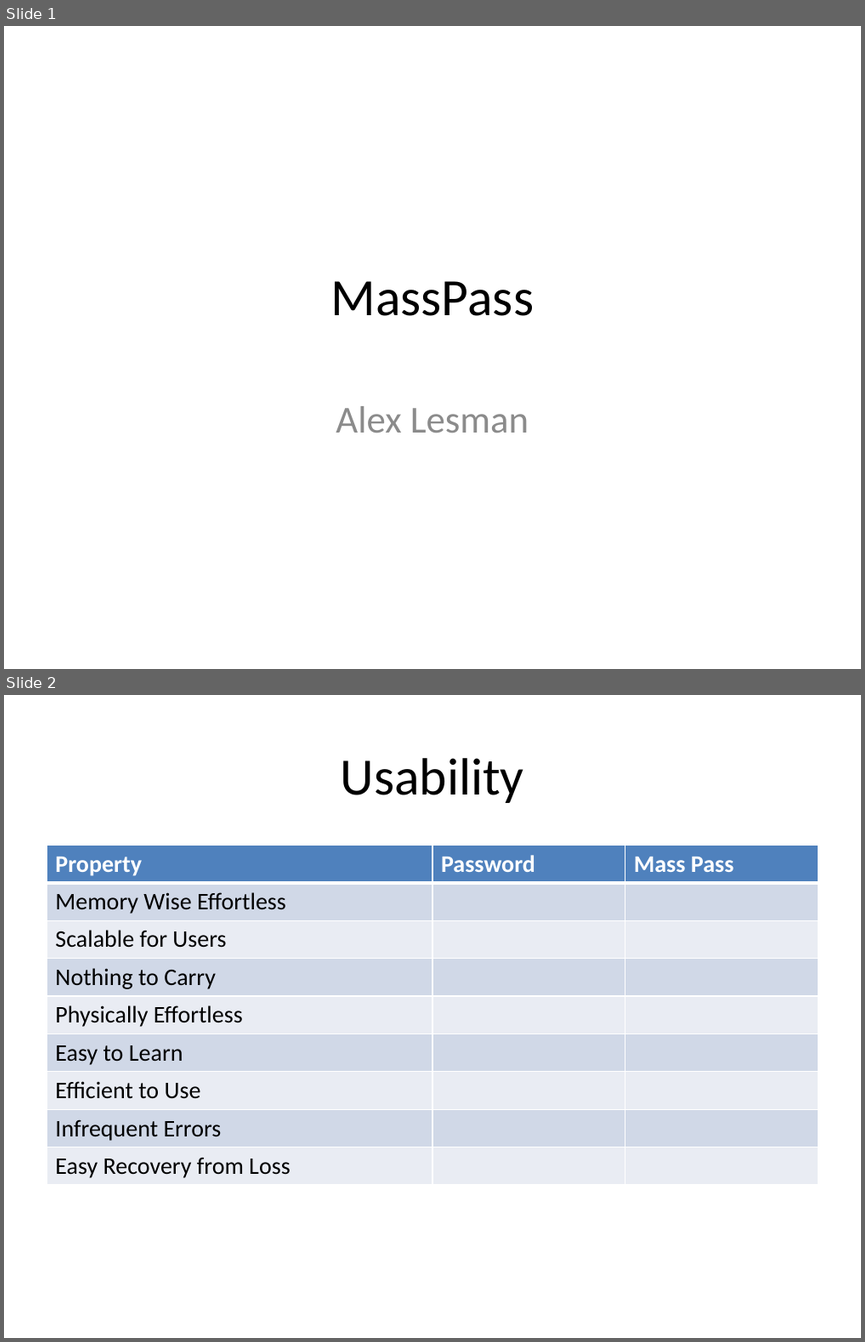
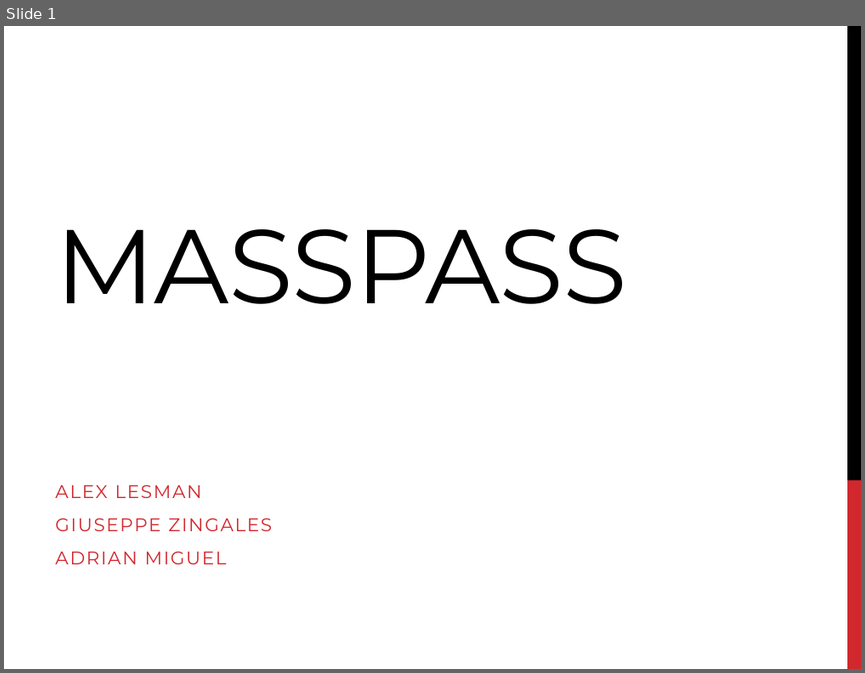
Before and after one commit to zingales/MassPass, a slide deck: MassPass.pptx. Shown one above the other, each under a label of ours: slides 1 and 2 before the commit, slide 1 after it. The pictures are 865x1342 and 865x673 pixels, drawn with LibreOffice and Linux fonts; fonts in the diff are those of the drawing. Boxes give left, top, right and bottom in pixels: in the first picture for what was removed or moved away, otherwise in the second. Text is boxed around its words. In the diff, an @@ line names an element or a change of style, - is before the commit and + after.

```diff
--- a/MassPass.pptx
+++ b/MassPass.pptx
@@ slide 2 removed at [4,695,861,1338], background #FFFFFF @@
@@ title removed at [341,758,524,803] @@
-Usability
@@ table removed at [46,845,818,1181], 9 rows, 3 columns @@
-Property | Password | Mass Pass
-Memory Wise Effortless |  | 
-Scalable for Users |  | 
-Nothing to Carry |  | 
-Physically Effortless |  | 
-Easy to Learn |  | 
-Efficient to Use |  | 
-Infrequent Errors |  | 
-Easy Recovery from Loss |  | 
@@ slide 1 changed as well @@
@@ rectangle added at [847,26,861,480], fill #000000 @@
@@ title at [55,229,626,304]: text changed; size 44 to 88 pt; font Calibri to Montserrat @@
-MassPass
+MASSPASS
@@ subtitle at [55,484,272,564]: text changed; size 32 to 15.4 pt; font Calibri to Montserrat; text colour #8C8C8C to #D1282E @@
-Alex Lesman
+ALEX LESMAN
+GIUSEPPE ZINGALES
+ADRIAN MIGUEL
@@ rectangle added at [847,480,861,669], fill #D1282E @@
```
Also in this commit, not shown: 1 other slide changed, 7 slides added, 5 other slides removed, 1 other file.
